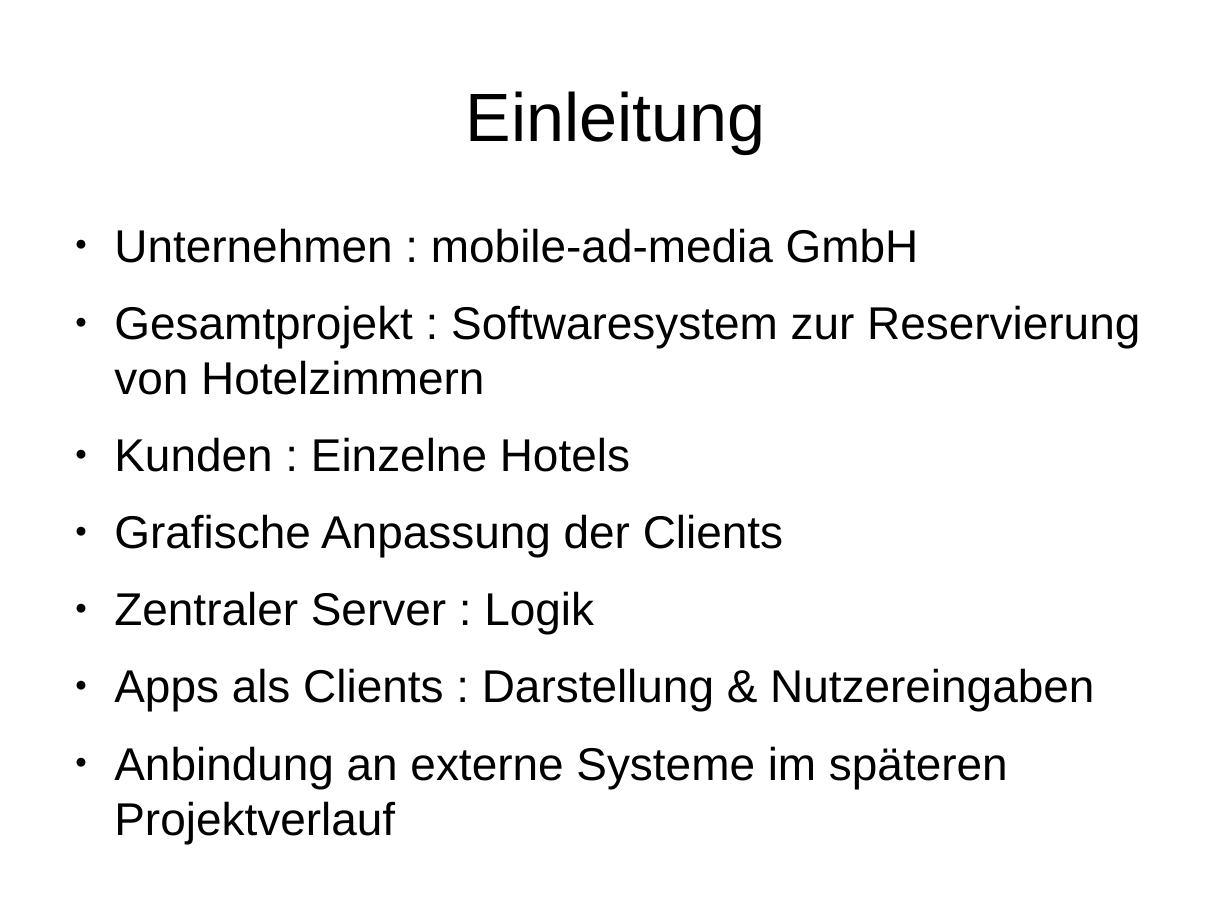
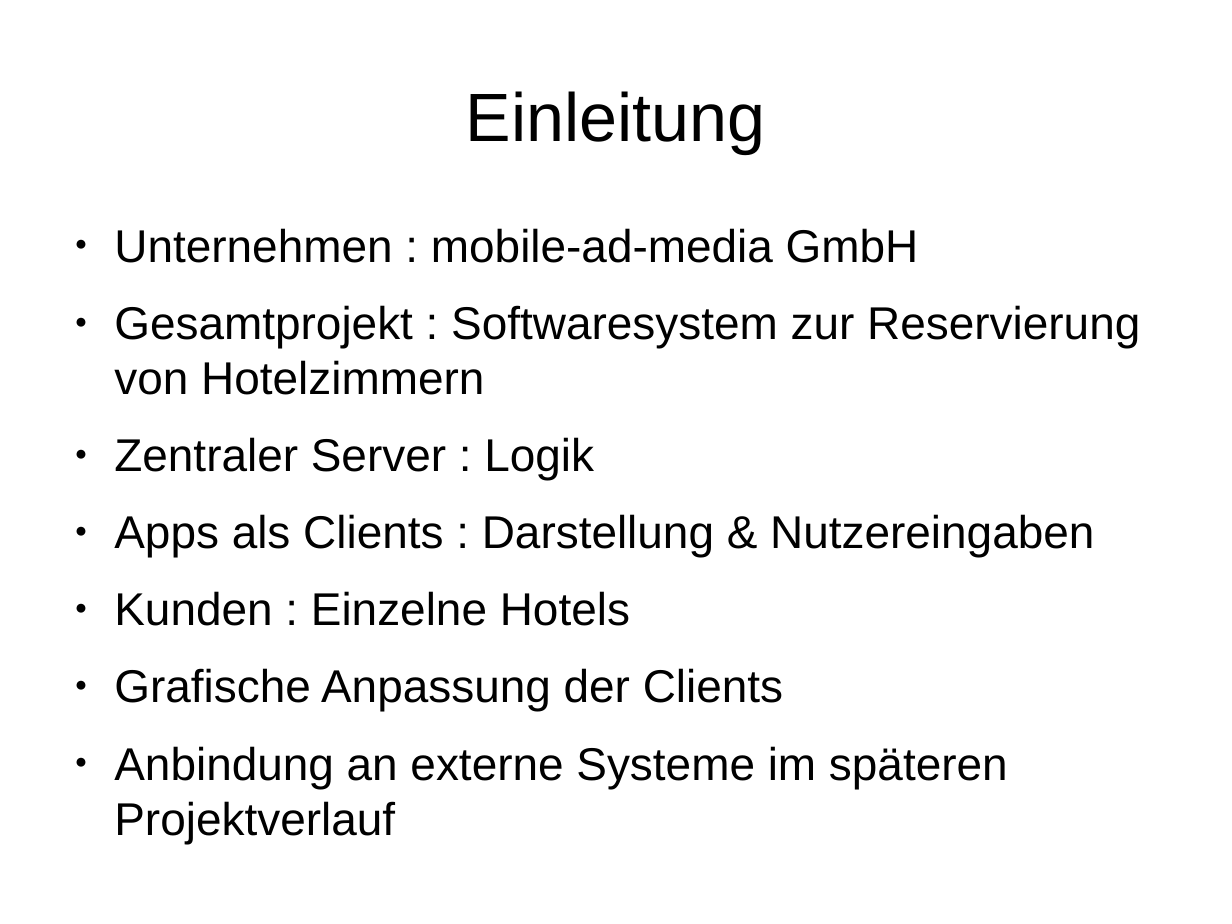
Before and after one commit to janhelmle/weiterbildung_fachinformatiker_ihk_projektantrag, a slide deck: slide 3 of praesentation/presentation_v1.odp. Drawn at 1232x924 pixels with LibreOffice and Linux fonts; fonts in the diff are those of the drawing. Boxes give left, top, right and bottom in pixels: in the first picture for what was removed or moved away, otherwise in the second. Text is boxed around its words. In the diff, an @@ line names an element or a change of style, - is before the commit and + after.

```diff
--- a/praesentation/presentation_v1.odp
+++ b/praesentation/presentation_v1.odp
@@ text at (114,437,1094,557): paragraphs added @@
+● Zentraler Server : Logik
+● Apps als Clients : Darstellung & Nutzereingaben
@@ text at (114,591,1094,711): paragraphs removed @@
-● Zentraler Server : Logik
-● Apps als Clients : Darstellung & Nutzereingaben
```
Also in this commit, not shown: 9 other files.
